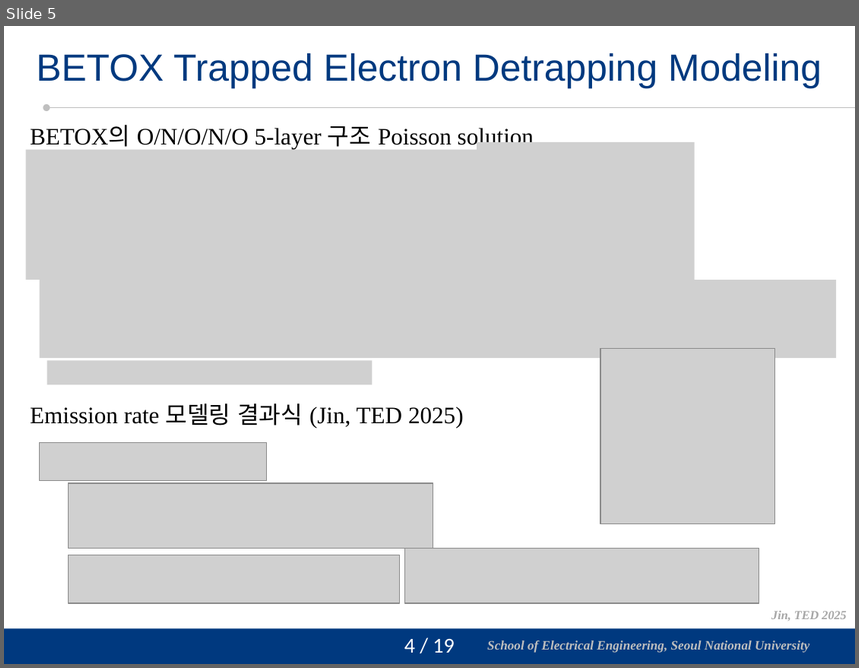
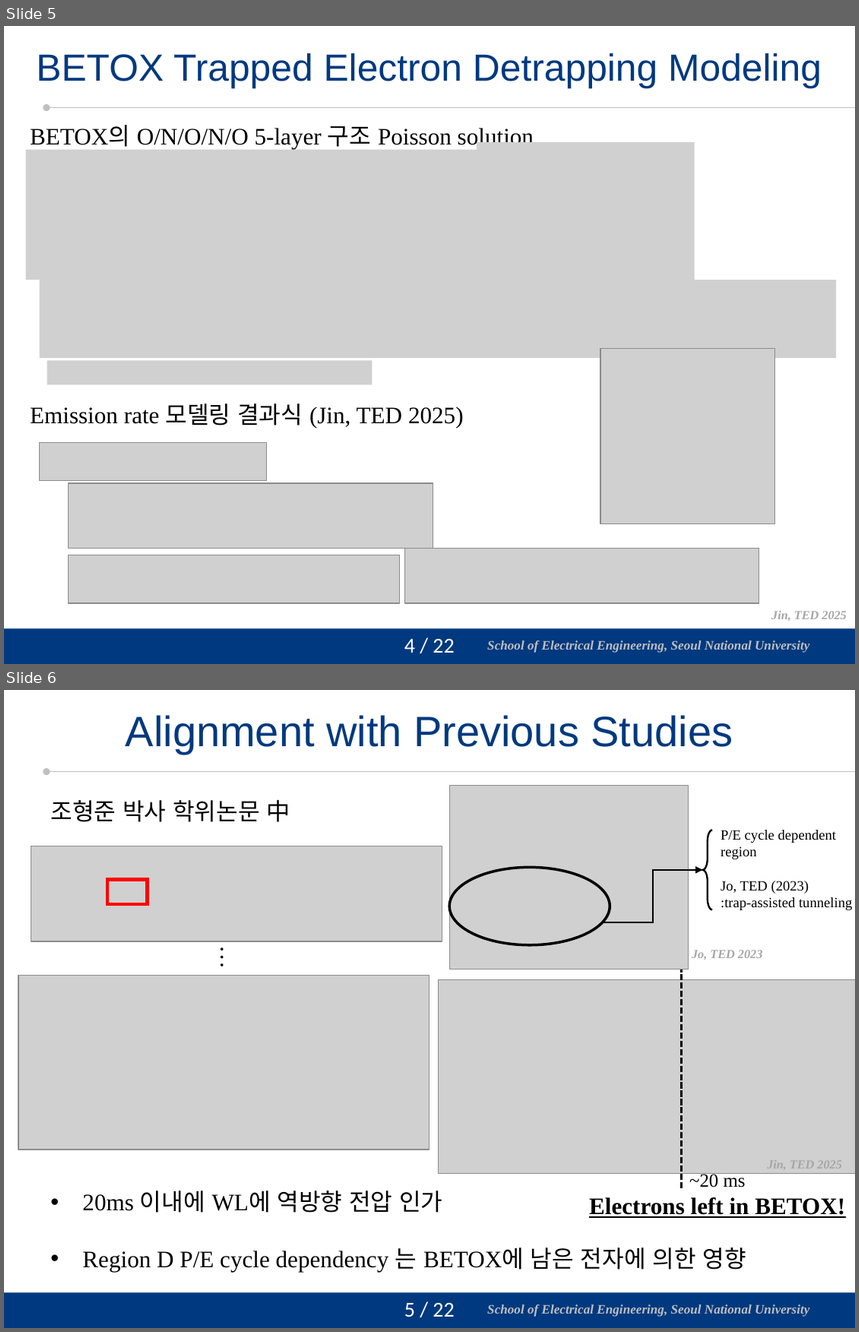
Before and after one commit to vectorcont62-dev/Graduation-SNU-MS, a slide deck: 진명 석사졸업 연구 정리 - 주요내용 보강.pptx. Shown one above the other, each under a label of ours: slide 5 before the commit, slides 5 and 6 after it. The pictures are 859x668 and 859x1332 pixels, drawn with LibreOffice and Linux fonts; fonts in the diff are those of the drawing; grey boxes stand for pictures; background and template pictures are left out. Boxes give left, top, right and bottom in pixels: in the first picture for what was removed or moved away, otherwise in the second. Text is boxed around its words. In the diff, an @@ line names an element or a change of style, - is before the commit and + after.

```diff
--- a/진명 석사졸업 연구 정리 - 주요내용 보강.pptx
+++ b/진명 석사졸업 연구 정리 - 주요내용 보강.pptx
@@ slide 6 added at (x1=4, y1=690, x2=855, y2=1328), background #FFFFFF; not listed: 4 template elements that a slide beside it also shows @@
@@ title added at (x1=126, y1=715, x2=734, y2=754), 36 pt, text #00397F @@
+Alignment with Previous Studies
@@ text added at (x1=50, y1=800, x2=290, y2=822), 20 pt, text #000000 @@
+조형준 박사 학위논문 中
@@ picture added at (x1=449, y1=785, x2=688, y2=969) @@
@@ picture added at (x1=31, y1=847, x2=443, y2=942) @@
@@ left brace added at (x1=703, y1=831, x2=712, y2=910), outline #000000 1.5 pt @@
@@ text added at (x1=721, y1=830, x2=852, y2=910), 12 pt, text #000000 @@
+P/E cycle dependent region
+Jo, TED (2023)
+:trap-assisted tunneling
@@ ellipse added at (x1=449, y1=867, x2=609, y2=945), outline #000000 2.25 pt @@
@@ elbow arrow added from (603, 923) to (703, 869), #000000 1.5 pt @@
@@ rectangle added at (x1=107, y1=880, x2=147, y2=904), outline #FF0000 3 pt @@
@@ text added at (x1=211, y1=938, x2=249, y2=979), 20 pt, text #000000 @@
+…
@@ text added at (x1=692, y1=950, x2=762, y2=960), 10.5 pt, text #A6A6A6, bold, italic @@
+Jo, TED 2023
@@ picture added at (x1=18, y1=975, x2=430, y2=1150) @@
@@ picture added at (x1=438, y1=980, x2=855, y2=1173) @@
@@ line added from (682, 1189) to (682, 969), #000000 1.75 pt dashed @@
@@ text added at (x1=767, y1=1160, x2=842, y2=1170), 10.5 pt, text #A6A6A6, bold, italic @@
+Jin, TED 2025
@@ text added at (x1=82, y1=1191, x2=747, y2=1272), 20 pt, text #000000 @@
+• 20ms 이내에 WL에 역방향 전압 인가
+• Region D P/E cycle dependency 는 BETOX에 남은 전자에 의한 영향
@@ text added at (x1=589, y1=1173, x2=845, y2=1218), 20 pt, text #000000, bold, underline @@
+~20 ms
+Electrons left in BETOX!
@@ page number at (x1=405, y1=639, x2=454, y2=653): text changed @@
-4 / 19
+4 / 22
```
Also in this commit, not shown: 10 slides changed, 1 slide removed, 3 other files.
